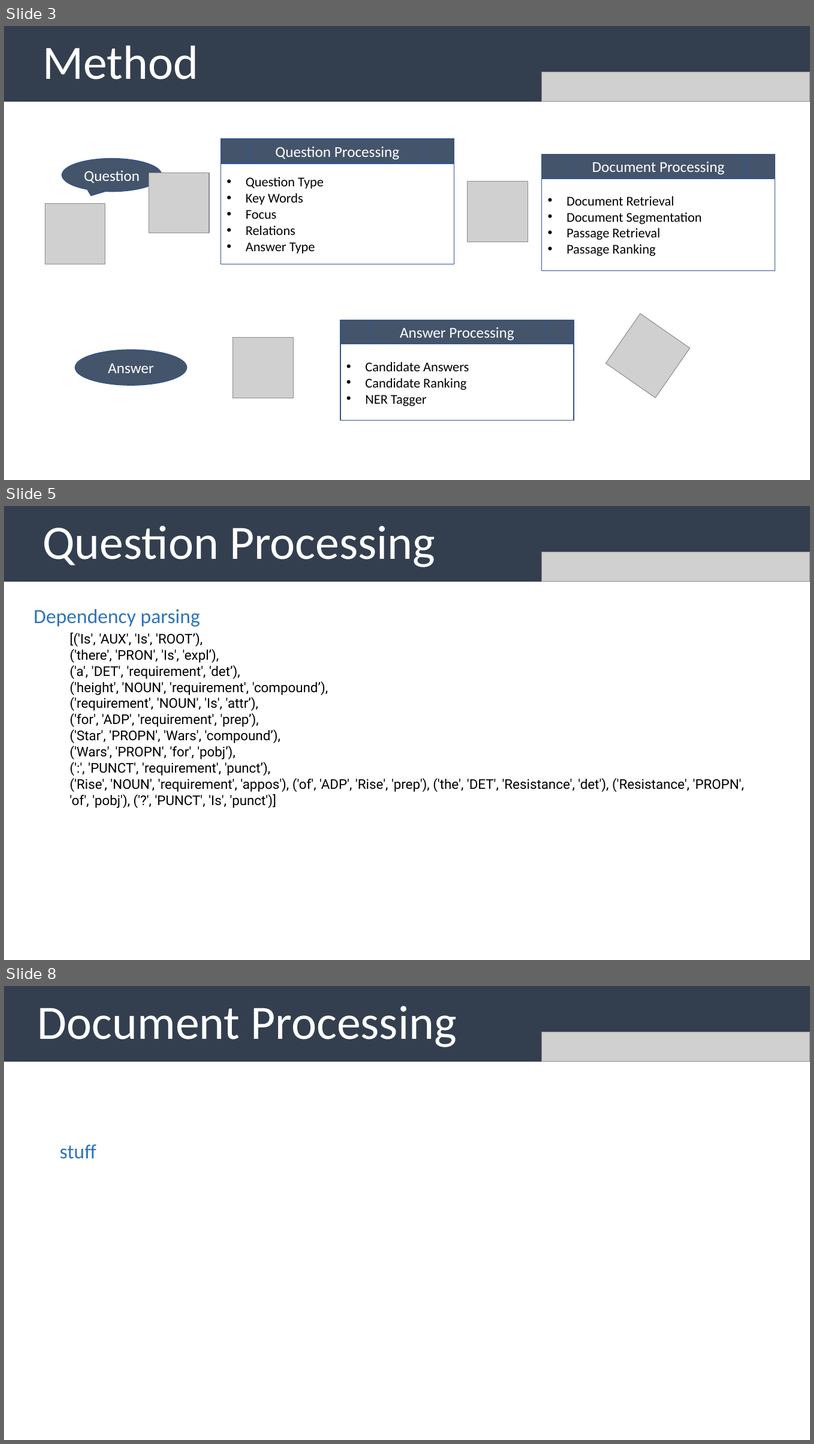
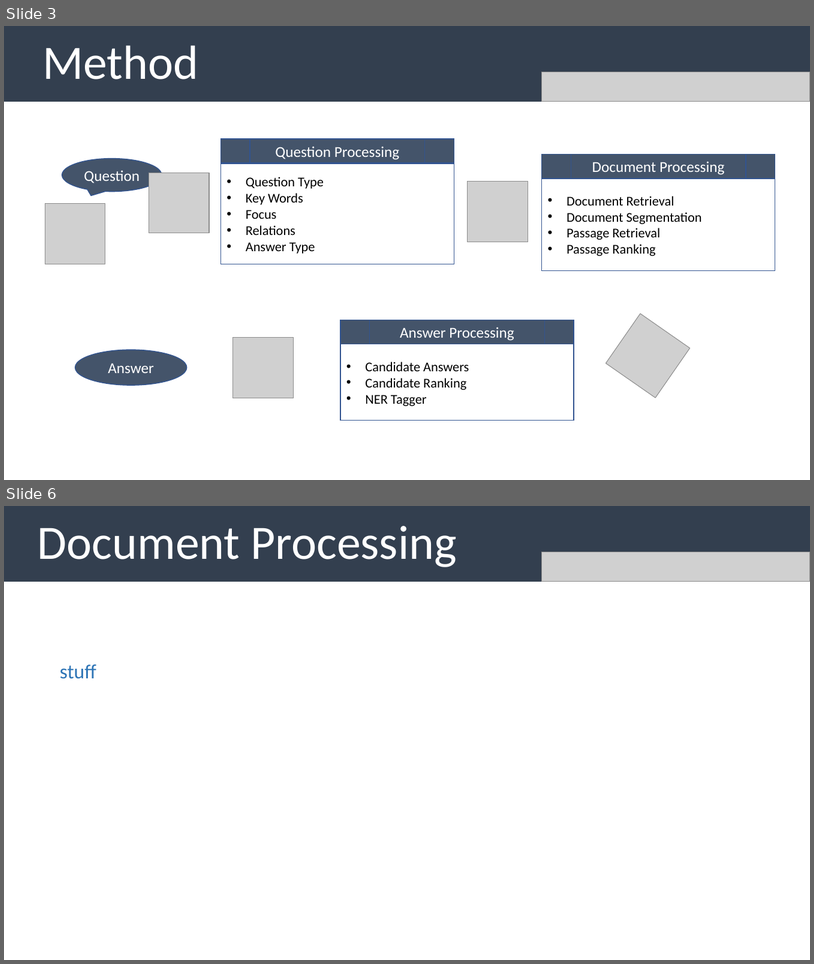
Before and after one commit to uabinf/nlp-group-project-fall-2020-disneyqanda, a slide deck: disneyqanda.pptx. Shown one above the other, each under a label of ours: slides 3, 5 and 8 before the commit, slides 3 and 6 after it; the slides between them are not shown. The pictures are 814x1444 and 814x964 pixels, drawn with LibreOffice and Linux fonts; fonts in the diff are those of the drawing; grey boxes stand for pictures. Boxes give left, top, right and bottom in pixels: in the first picture for what was removed or moved away, otherwise in the second. Text is boxed around its words. In the diff, an @@ line names an element or a change of style, - is before the commit and + after.

```diff
--- a/disneyqanda.pptx
+++ b/disneyqanda.pptx
@@ slide 5 removed at bbox=[4, 506, 810, 960], background #FFFFFF @@
@@ rectangle removed at bbox=[4, 506, 810, 582] @@
-Question Processing
@@ picture removed at bbox=[542, 552, 810, 582] @@
@@ text removed at bbox=[33, 609, 200, 627] @@
-Dependency parsing
@@ text removed at bbox=[70, 632, 744, 808] @@
-[('Is', 'AUX', 'Is', 'ROOT’),
-('there', 'PRON', 'Is', 'expl’),
-('a', 'DET', 'requirement', 'det’),
-('height', 'NOUN', 'requirement', 'compound’),
-('requirement', 'NOUN', 'Is', 'attr’),
-('for', 'ADP', 'requirement', 'prep’),
-('Star', 'PROPN', 'Wars', 'compound’),
-('Wars', 'PROPN', 'for', 'pobj’),
-(':', 'PUNCT', 'requirement', 'punct’),
-('Rise', 'NOUN', 'requirement', 'appos'), ('of', 'ADP', 'Rise', 'prep'), ('the', 'DET', 'Resistance', 'det'), ('Resistance', 'PROPN', 'of', 'pobj'), ('?', 'PUNCT', 'Is', 'punct')]
@@ what was slide 8 is now slide 6 @@
```
Also in this commit, not shown: 3 slides changed, 2 slides added, 3 other slides removed.
